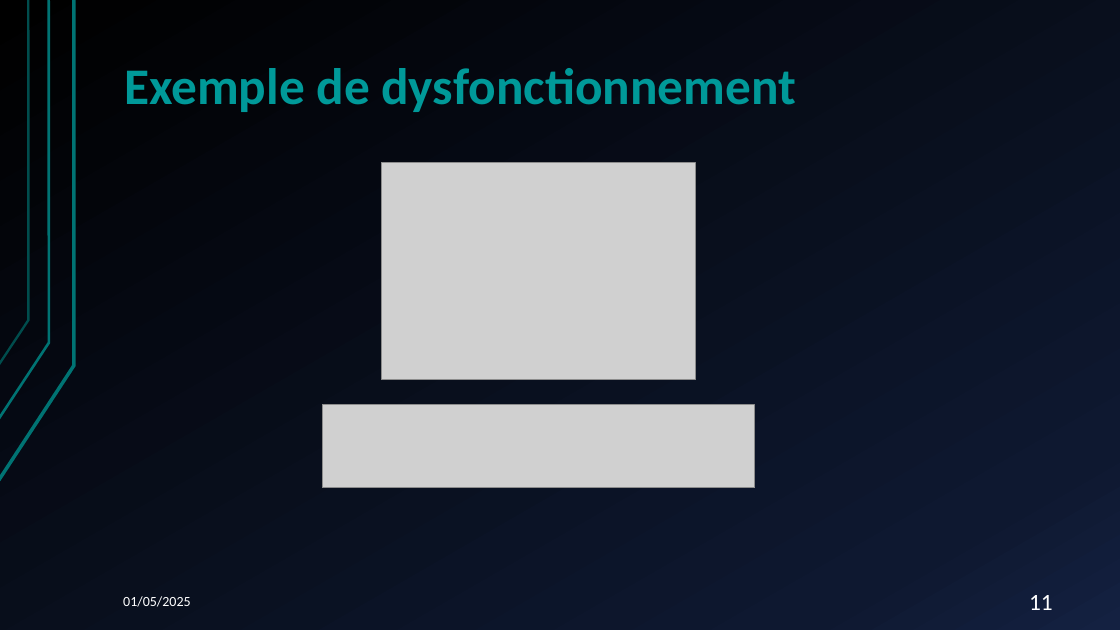
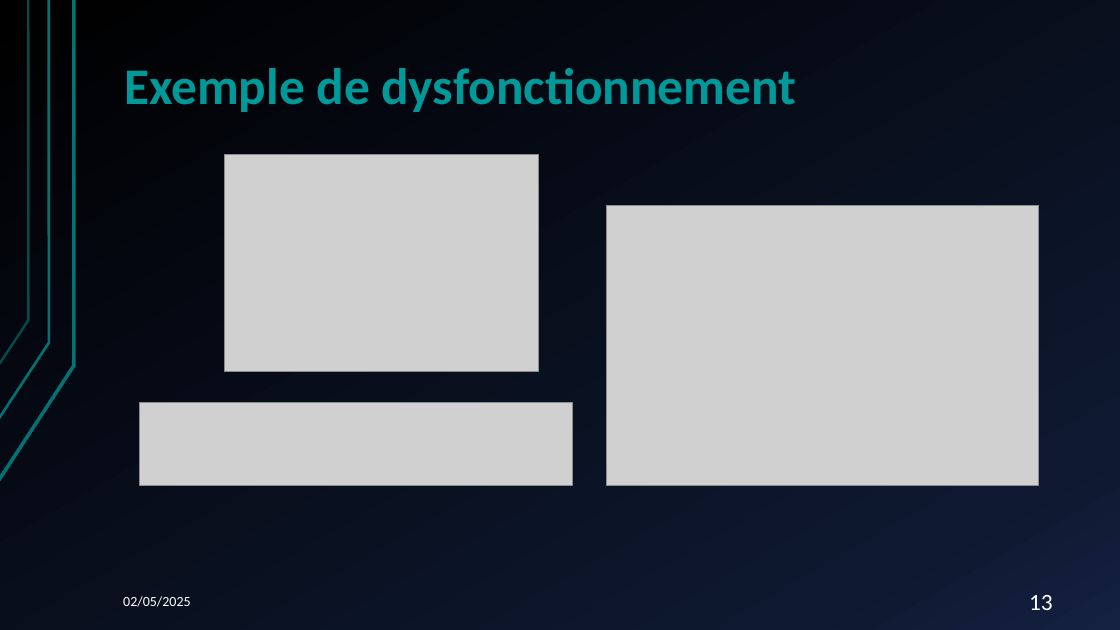
Before and after one commit to A-s-a-d/Table-de-Mixage, a slide deck: slide 13 of SousSysteme_Entrees/Documentation/PRESENTATION/Presentation_3_SAE_S6.pptx (slide 11 before the commit). Drawn at 1120x630 pixels with LibreOffice and Linux fonts; fonts in the diff are those of the drawing; grey boxes stand for pictures. Boxes give left, top, right and bottom in pixels: in the first picture for what was removed or moved away, otherwise in the second. Text is boxed around its words. In the diff, an @@ line names an element or a change of style, - is before the commit and + after.

```diff
--- a/SousSysteme_Entrees/Documentation/PRESENTATION/Presentation_3_SAE_S6.pptx
+++ b/SousSysteme_Entrees/Documentation/PRESENTATION/Presentation_3_SAE_S6.pptx
@@ picture: place and size @@
-picture at bbox=[381, 163, 696, 380]
+picture at bbox=[224, 155, 539, 371]
@@ picture added at bbox=[607, 205, 1039, 486] @@
@@ picture: place and size @@
-picture at bbox=[323, 405, 755, 488]
+picture at bbox=[139, 402, 572, 486]
@@ text at bbox=[123, 596, 190, 607]: text changed @@
-01/05/2025
+02/05/2025
@@ page number at bbox=[1029, 595, 1053, 610]: text changed @@
-11
+13
```
Also in this commit, not shown: 18 other slides changed, 3 slides added, 2 other files.
